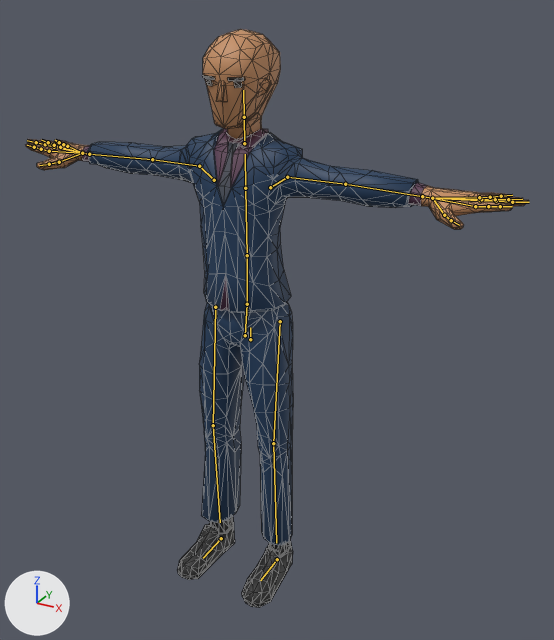
The glTF model js/models/avatars/club-crowd-vm4.glb as it was, and as the next commit left it.
One viewpoint serves both versions: a 50 mm lens placed at (1.186, -2.003, 1.946), pointed at (0.142, -0.104, 0.996). The axes (+X, +Y, +Z) are drawn at lower left. The lights are the same throughout. The older version comes first. The bones that change, and the others that lie on the model, are drawn over the model as lines. Mesh edges are drawn as thin lines.

The first picture shows 'Suit_Body'.
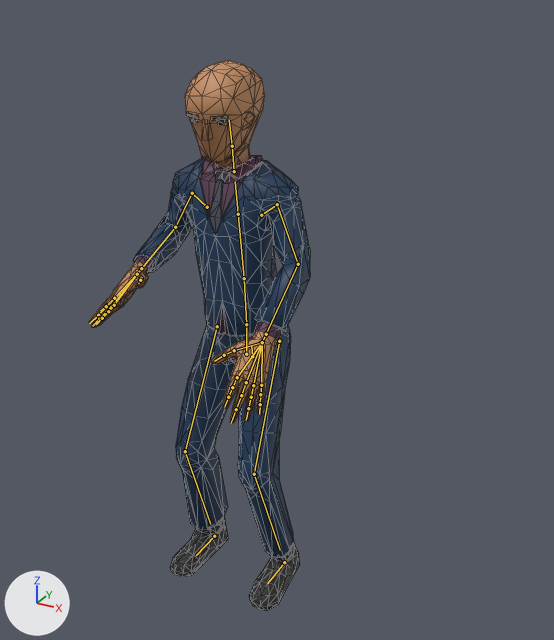
The newer file adds an action. The first version stands in its rest pose; the second is drawn at frame 73 of the action 'Groove_Roll'.

The change, as a list of edits to the scene's bpy script:
```text
Change bone_body:
    where bone_body = bpy.data.objects['CharacterArmature'].pose.bones['Body']  # child of 'Root'
    bone_body.location: (0.0, 0.0, 0.0) -> (-0.005, -0.073, -0.02)
    bone_body.rotation_quaternion: (1.0, 0.0, 0.0, 0.0) -> (0.999, 0.049, -0.008, 0.005)  # degrees (0, 0, 0) -> degrees (6, -1, 1)
Change bone_torso:
    where bone_torso = bpy.data.objects['CharacterArmature'].pose.bones['Torso']  # child of 'Abdomen'
    bone_torso.rotation_quaternion: (1.0, 0.0, 0.0, 0.0) -> (1.0, -0.009, -0.006, 0.004)  # degrees (0, 0, 0) -> degrees (-1, -1, 0)
Change bone_neck:
    where bone_neck = bpy.data.objects['CharacterArmature'].pose.bones['Neck']  # child of 'Chest'
    bone_neck.rotation_quaternion: (1.0, 0.0, 0.0, 0.0) -> (1.0, 0.015, 0.004, -0.003)  # degrees (0, 0, 0) -> degrees (2, 0, 0)
Change bone_head:
    where bone_head = bpy.data.objects['CharacterArmature'].pose.bones['Head']  # child of 'Neck'
    bone_head.rotation_quaternion: (1.0, 0.0, 0.0, 0.0) -> (1.0, 0.022, 0.006, -0.005)  # degrees (0, 0, 0) -> degrees (3, 1, -1)
Change bone_upperarm_l:
    where bone_upperarm_l = bpy.data.objects['CharacterArmature'].pose.bones['UpperArm.L']  # child of 'Shoulder.L'
    bone_upperarm_l.rotation_quaternion: (1.0, 0.0, 0.0, 0.0) -> (0.825, -0.522, 0.127, -0.159)  # degrees (0, 0, 0) -> degrees (-65, 2, -23)
Change bone_lowerarm_l:
    where bone_lowerarm_l = bpy.data.objects['CharacterArmature'].pose.bones['LowerArm.L']  # child of 'UpperArm.L'
    bone_lowerarm_l.rotation_quaternion: (1.0, 0.0, 0.0, 0.0) -> (0.929, -0.003, 0.0, -0.356)  # degrees (0, 0, 0) -> degrees (0, 0, -42)
Change bone_wrist_l:
    where bone_wrist_l = bpy.data.objects['CharacterArmature'].pose.bones['Wrist.L']  # child of 'LowerArm.L'
    bone_wrist_l.rotation_quaternion: (1.0, 0.0, 0.0, 0.0) -> (0.999, -0.01, 0.0, -0.04)  # degrees (0, 0, 0) -> degrees (-1, 0, -5)
Change bone_upperarm_r:
    where bone_upperarm_r = bpy.data.objects['CharacterArmature'].pose.bones['UpperArm.R']  # child of 'Shoulder.R'
    bone_upperarm_r.rotation_quaternion: (1.0, 0.0, 0.0, 0.0) -> (-0.883, 0.44, 0.16, 0.026)  # degrees (0, 0, 0) -> degrees (-54, -18, 6)
Change bone_lowerarm_r:
    where bone_lowerarm_r = bpy.data.objects['CharacterArmature'].pose.bones['LowerArm.R']  # child of 'UpperArm.R'
    bone_lowerarm_r.rotation_quaternion: (1.0, 0.0, 0.0, 0.0) -> (-0.719, 0.007, 0.0, -0.694)  # degrees (0, 0, 0) -> degrees (-1, 1, 88)
Change bone_wrist_r:
    where bone_wrist_r = bpy.data.objects['CharacterArmature'].pose.bones['Wrist.R']  # child of 'LowerArm.R'
    bone_wrist_r.rotation_quaternion: (1.0, 0.0, 0.0, 0.0) -> (-0.999, 0.01, 0.0, -0.04)  # degrees (0, 0, 0) -> degrees (-1, 0, 5)
Change bone_upperleg_l:
    where bone_upperleg_l = bpy.data.objects['CharacterArmature'].pose.bones['UpperLeg.L']  # child of 'Body'
    bone_upperleg_l.rotation_quaternion: (1.0, 0.0, 0.0, 0.0) -> (0.972, -0.016, -0.01, 0.235)  # degrees (0, 0, 0) -> degrees (-2, -1, 27)
Change bone_lowerleg_l:
    where bone_lowerleg_l = bpy.data.objects['CharacterArmature'].pose.bones['LowerLeg.L']  # child of 'UpperLeg.L'
    bone_lowerleg_l.rotation_quaternion: (1.0, 0.0, 0.0, 0.0) -> (-0.945, -0.328, -0.009, 0.001)  # degrees (0, 0, 0) -> degrees (38, 1, 0)
Change bone_upperleg_r:
    where bone_upperleg_r = bpy.data.objects['CharacterArmature'].pose.bones['UpperLeg.R']  # child of 'Body'
    bone_upperleg_r.rotation_quaternion: (1.0, 0.0, 0.0, 0.0) -> (-0.97, 0.015, 0.008, 0.241)  # degrees (0, 0, 0) -> degrees (-1, -1, -28)
Change bone_lowerleg_r:
    where bone_lowerleg_r = bpy.data.objects['CharacterArmature'].pose.bones['LowerLeg.R']  # child of 'UpperLeg.R'
    bone_lowerleg_r.rotation_quaternion: (1.0, 0.0, 0.0, 0.0) -> (0.942, 0.334, -0.006, 0.001)  # degrees (0, 0, 0) -> degrees (39, -1, 0)
Change bone_foot_l:
    where bone_foot_l = bpy.data.objects['CharacterArmature'].pose.bones['Foot.L']  # child of 'Root'
    bone_foot_l.location: (0.0, 0.0, 0.0) -> (0.03, 0.0, 0.0)
Change bone_foot_r:
    where bone_foot_r = bpy.data.objects['CharacterArmature'].pose.bones['Foot.R']  # child of 'Root'
    bone_foot_r.location: (0.0, 0.0, 0.0) -> (-0.03, 0.0, 0.0)
```

Changed parts and their boxes (x1, y1, x2, y2) in the pictures (554 x 640 px):
'Suit_Body', posed (56% narrower)
    before: (26, 29, 529, 608)
    after: (89, 60, 310, 611)
bone 'Body', root to tip
    before: (250, 339) to (250, 327)
    after: (252, 356) to (251, 345)
bone 'Torso', root to tip
    before: (247, 255) to (245, 188)
    after: (244, 278) to (238, 214)
bone 'Neck', root to tip
    before: (244, 143) to (244, 117)
    after: (234, 171) to (232, 146)
bone 'Head', root to tip
    before: (244, 117) to (243, 90)
    after: (232, 146) to (229, 120)
bone 'UpperArm.L', root to tip
    before: (287, 177) to (345, 184)
    after: (277, 204) to (298, 264)
bone 'LowerArm.L', root to tip
    before: (345, 184) to (422, 196)
    after: (298, 264) to (266, 334)
bone 'Wrist.L', root to tip
    before: (422, 196) to (432, 198)
    after: (266, 334) to (262, 342)
bone 'UpperArm.R', root to tip
    before: (199, 166) to (152, 159)
    after: (192, 193) to (175, 227)
bone 'LowerArm.R', root to tip
    before: (152, 159) to (89, 154)
    after: (175, 227) to (141, 268)
bone 'Wrist.R', root to tip
    before: (89, 154) to (82, 153)
    after: (141, 268) to (137, 274)
bone 'UpperLeg.L', root to tip
    before: (280, 321) to (273, 443)
    after: (279, 341) to (254, 474)
bone 'LowerLeg.L', root to tip
    before: (273, 443) to (276, 543)
    after: (254, 474) to (280, 550)
bone 'UpperLeg.R', root to tip
    before: (215, 307) to (213, 425)
    after: (217, 326) to (185, 451)
bone 'LowerLeg.R', root to tip
    before: (213, 425) to (220, 522)
    after: (185, 451) to (210, 524)
bone 'Foot.L', root to tip
    before: (277, 559) to (260, 580)
    after: (284, 562) to (267, 583)
bone 'Foot.R', root to tip
    before: (221, 538) to (203, 558)
    after: (214, 536) to (196, 555)
